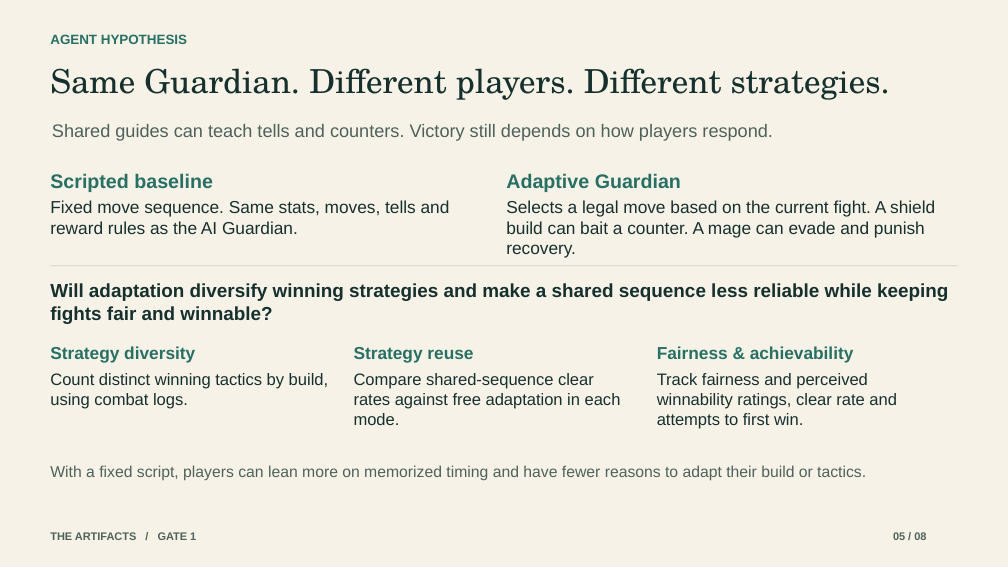
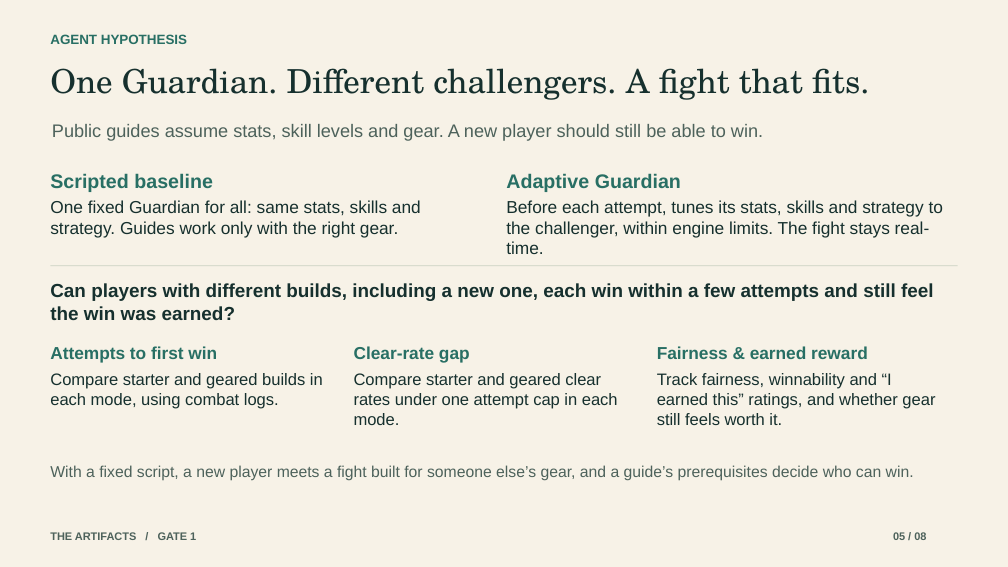
Before and after one commit to SM5858/the-artifacts, a slide deck: slide 5 of deck/The Artifacts - G1.pptx. Drawn at 1008x567 pixels with LibreOffice and Linux fonts; fonts in the diff are those of the drawing. Boxes give left, top, right and bottom in pixels: in the first picture for what was removed or moved away, otherwise in the second. Text is boxed around its words. In the diff, an @@ line names an element or a change of style, - is before the commit and + after.

```diff
--- a/deck/The Artifacts - G1.pptx
+++ b/deck/The Artifacts - G1.pptx
@@ text at <box>50,68,870,100</box>: text changed @@
-Same Guardian. Different players. Different strategies.
+One Guardian. Different challengers. A fight that fits.
@@ text at <box>52,124,763,141</box>: text changed @@
-Shared guides can teach tells and counters. Victory still depends on how players respond.
+Public guides assume stats, skill levels and gear. A new player should still be able to win.
@@ text at <box>50,200,421,237</box>: text changed @@
-Fixed move sequence. Same stats, moves, tells and reward rules as the AI Guardian.
+One fixed Guardian for all: same stats, skills and strategy. Guides work only with the right gear.
@@ text at <box>506,200,943,254</box>: text changed @@
-Selects a legal move based on the current fight. A shield build can bait a counter. A mage can evade and punish recovery.
+Before each attempt, tunes its stats, skills and strategy to the challenger, within engine limits. The fight stays real-time.
@@ text at <box>50,283,934,320</box>: text changed @@
-Will adaptation diversify winning strategies and make a shared sequence less reliable while keeping fights fair and winnable?
+Can players with different builds, including a new one, each win within a few attempts and still feel the win was earned?
@@ text at <box>50,346,217,362</box>: text changed @@
-Strategy diversity
+Attempts to first win
@@ text at <box>354,346,470,362</box>: text changed @@
-Strategy reuse
+Clear-rate gap
@@ text at <box>657,346,868,359</box>: text changed @@
-Fairness & achievability
+Fairness & earned reward
@@ text at <box>50,373,323,409</box>: text changed @@
-Count distinct winning tactics by build, using combat logs.
+Compare starter and geared builds in each mode, using combat logs.
@@ text at <box>354,373,618,425</box>: text changed @@
-Compare shared-sequence clear rates against free adaptation in each mode.
+Compare starter and geared clear rates under one attempt cap in each mode.
@@ text at <box>657,373,935,425</box>: text changed @@
-Track fairness and perceived winnability ratings, clear rate and attempts to first win.
+Track fairness, winnability and “I earned this” ratings, and whether gear still feels worth it.
@@ text at <box>50,465,914,481</box>: text changed @@
-With a fixed script, players can lean more on memorized timing and have fewer reasons to adapt their build or tactics.
+With a fixed script, a new player meets a fight built for someone else’s gear, and a guide’s prerequisites decide who can win.
```
Also in this commit, not shown: 5 other slides changed, 3 other files.
